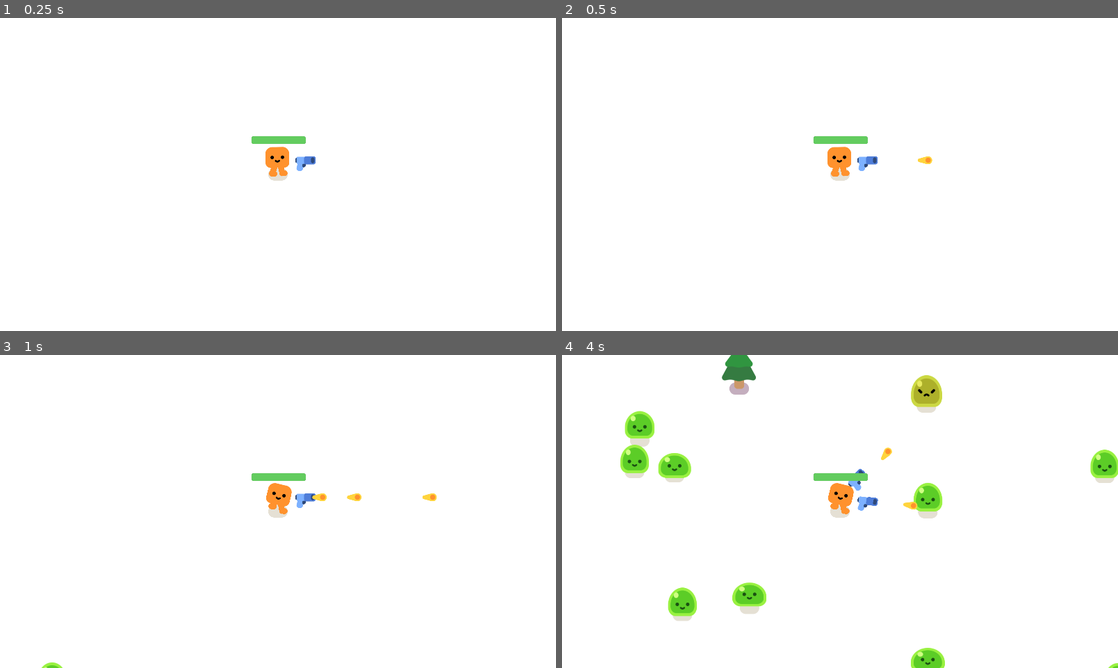
Above: before the commit, frames 1-4 (two rows, left to right).
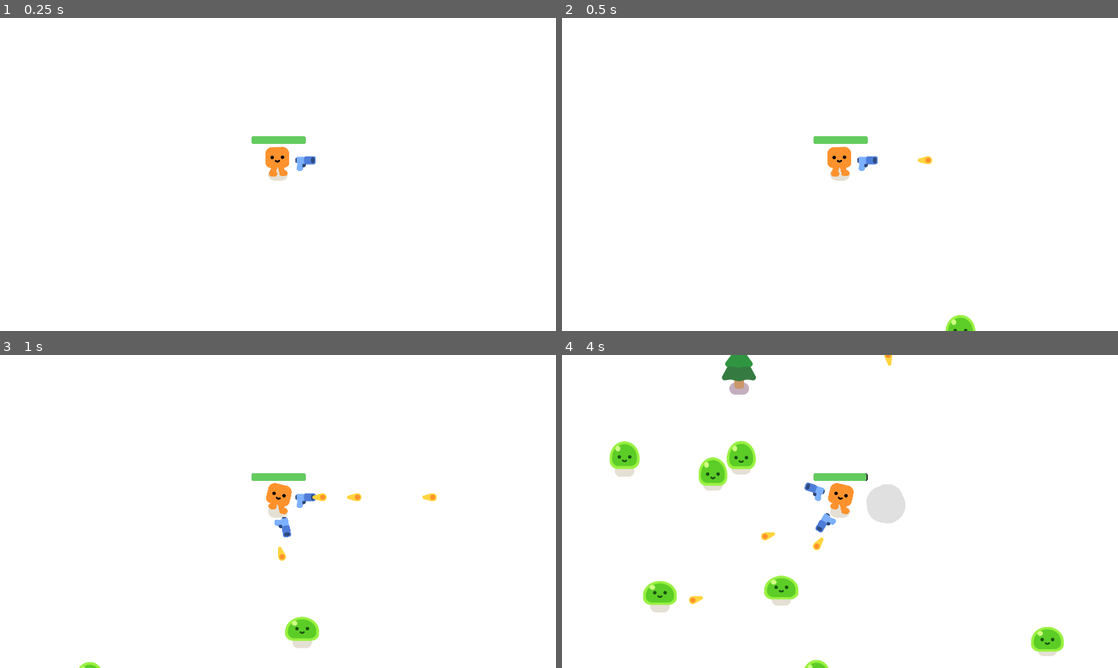
Above: after the commit, the same moments.

Repository: cottondell/shoot-em-up-game
Game: Godot game, scene res://game.tscn
The game is run twice, just before and just after one commit, with the same random seed, the same clock (stepped at 60 frames per second) and the same inputs.
Inputs:
- Up to frame 1 (0.25 s): no input
- Up to frame 2 (0.5 s): no input
- Up to frame 3 (1 s): hold D (move_right) from 0.53 s (still down)
- Up to frame 4 (4 s): release D (move_right) at 1.28 s; hold S (move_down) 1.28-2.03 s; hold D (move_right) 2.03-2.78 s; hold W (move_up) 2.78-3.53 s; hold A (move_left) from 3.53 s (still down)

Frame 1 is identical in both runs. In frame 2, 0.2% of the frame differs, in the area x 69-75%, y 94-100%; in frame 3, 0.8%; in frame 4, 7.8%, in the area x 8-100%, y 0-100%.

Commit message:
Moved mob spawning logic to mob_spawner.gd, added wave structure to game.gd, fixed bug where mobs could die twice in same frame

Diff:
--- a/bullet.gd
+++ b/bullet.gd
@@ -15,10 +15,10 @@
 	if distance_travelled > RANGE:
 		queue_free()
 
-
 func _on_body_entered(body: Node2D) -> void:
 	# Destroy bullet
 	queue_free()
 
+	# Damage body
 	if body.has_method("take_damage"):
 		body.take_damage()
--- a/game.gd
+++ b/game.gd
@@ -1,16 +1,31 @@
 extends Node2D
 
-func spawn_mob():
-	var new_mob = preload("res://mob.tscn").instantiate()
-	%MobSpawnFollow.progress_ratio = randf()
-	new_mob.global_position = %MobSpawnFollow.global_position
-	add_child(new_mob)
+var wave = 0
+var base_mob_count = 10
+var extra_mobs_per_wave = 5
+var mob_spawn_delay = 0.3
 
+func _ready() -> void:
+	next_wave()
 
-func _on_mob_spawn_timer_timeout() -> void:
-	spawn_mob()
+func next_wave():
+	wave += 1
+	var mob_count = base_mob_count + wave * extra_mobs_per_wave
+	%MobSpawner.start(mob_count, mob_spawn_delay)
+	print("Started wave ", wave, " (", mob_count, " mobs)")
 
+func wave_complete():
+	print("Wave complete")
+
+func end_game():
+	%GameOver.show()
+	get_tree().paused = true
 
 func _on_player_health_depleted() -> void:
-	%GameOver.show()
-	get_tree().paused = true
+	end_game()
+
+func _on_mob_spawner_mob_killed(progress: float) -> void:
+	# TODO: Update wave progress bar
+
+	if progress == 1:
+		wave_complete()
--- a/game.tscn
+++ b/game.tscn
@@ -3,6 +3,7 @@
 [ext_resource type="PackedScene" uid="uid://c1sx7bic4uhdj" path="res://player.tscn" id="1_e2o6t"]
 [ext_resource type="Script" uid="uid://dususlr2yr63q" path="res://game.gd" id="1_fc0e3"]
 [ext_resource type="PackedScene" uid="uid://cdk7gbdj7lubp" path="res://tree_spawner.tscn" id="4_7jktm"]
+[ext_resource type="PackedScene" uid="uid://f4dfudtp8gci" path="res://mob_spawner.tscn" id="4_fc0e3"]
 
 [sub_resource type="Curve2D" id="Curve2D_feb5d"]
 _data = {
@@ -19,10 +20,10 @@
 y_sort_enabled = true
 script = ExtResource("1_fc0e3")
 
-[node name="CanvasLayer" type="CanvasLayer" parent="." unique_id=199041173]
+[node name="Background" type="CanvasLayer" parent="." unique_id=199041173]
 layer = -30
 
-[node name="Background" type="ColorRect" parent="CanvasLayer" unique_id=617258135]
+[node name="ColorRect" type="ColorRect" parent="Background" unique_id=617258135]
 offset_right = 1920.0
 offset_bottom = 1080.0
 
@@ -38,14 +39,13 @@
 position = Vector2(2006.0565, -150)
 progress = 6930.0366
 
-[node name="MobSpawnTimer" type="Timer" parent="Player/MobSpawnPath" unique_id=1181806270]
-unique_name_in_owner = true
-wait_time = 0.3
-autostart = true
-
 [node name="TreeSpawner" parent="." unique_id=473368918 node_paths=PackedStringArray("player") instance=ExtResource("4_7jktm")]
 player = NodePath("../Player")
 noise_map = SubResource("FastNoiseLite_fc0e3")
+
+[node name="MobSpawner" parent="." unique_id=1746118868 node_paths=PackedStringArray("spawn_path_follow") instance=ExtResource("4_fc0e3")]
+unique_name_in_owner = true
+spawn_path_follow = NodePath("../Player/MobSpawnPath/MobSpawnFollow")
 
 [node name="GameOver" type="CanvasLayer" parent="." unique_id=675521235]
 unique_name_in_owner = true
@@ -72,4 +72,4 @@
 vertical_alignment = 1
 
 [connection signal="health_depleted" from="Player" to="." method="_on_player_health_depleted"]
-[connection signal="timeout" from="Player/MobSpawnPath/MobSpawnTimer" to="." method="_on_mob_spawn_timer_timeout"]
+[connection signal="mob_killed" from="MobSpawner" to="." method="_on_mob_spawner_mob_killed"]
--- a/mob.gd
+++ b/mob.gd
@@ -1,11 +1,14 @@
 class_name Mob
 extends CharacterBody2D
+
+signal health_depleted
 
 @export var speed: float = 300.0
 @onready var player = get_node("/root/Game/Player")
 
+var health_pickup_spawn_chance: float = 0.1
 var health: int = 3
-var health_pickup_spawn_chance: float = 0.1
+var dead: bool = false
 
 func _ready() -> void:
 	%Slime.play_walk()
@@ -23,6 +26,11 @@
 		kill()
 
 func kill():
+	# Ensure mob isn't killed twice before being deleted
+	if dead:
+		return
+	dead = true
+
 	# Delete self at end of frame
 	queue_free()
 
@@ -35,12 +43,16 @@
 		const HEALTH_PICKUP = preload("res://health_pickup.tscn")
 		spawn_on_self(HEALTH_PICKUP, Vector2(0, -32))
 
+	health_depleted.emit()
+
 func spawn_on_self(resource: Resource, offset: Vector2):
 	print("Spawning " + resource.resource_path)
 
 	var new: Node2D = resource.instantiate()
 	new.global_position = global_position + offset
 	call_deferred("add_to_parent", new)
+	# ^ https://forum.godotengine.org/t/what-does-the-cant-change-this-state-while-flushing-queries-error-mean/25559/2
+	# ^ "This error commonly occurs in the Godot Engine when you try to modify collision shapes or add/remove nodes directly while the physics engine is resolving collisions" - Google AI
 
 func add_to_parent(node: Node2D):
 	get_parent().add_child(node)
--- /dev/null
+++ b/mob_spawner.gd
@@ -0,0 +1,80 @@
+class_name MobSpawner
+extends Node2D
+
+signal mob_spawned(progress: float)
+signal mob_killed(progress: float)
+
+const _MOB_SCENE = preload("res://mob.tscn")
+const MODE_DISABLED = 0
+const MODE_ENABLED = 1
+
+@export var spawn_path_follow: PathFollow2D
+
+var _mode := MODE_DISABLED
+var _target_count := 0
+var _spawned_count := 0
+var _died_count := 0
+
+func start(count: int, delay: float) -> bool:
+	if _mode != MODE_DISABLED:
+		printerr("Mob spawner is already started - use stop() before starting again")
+		return false
+
+	if delay <= 0:
+		printerr("Delay must be > 0")
+		return false
+
+	_target_count = count
+	_spawned_count = 0
+	_died_count = 0
+	_mode = MODE_ENABLED
+	%Timer.start(delay)
+
+	return true
+
+func stop():
+	_mode = MODE_DISABLED
+	%Timer.stop()
+
+func is_started() -> bool:
+	return _mode != MODE_DISABLED
+
+func spawn_mob() -> Mob:
+	if !spawn_path_follow:
+		printerr("No spawn path is set - stopping timer")
+		stop()
+		return
+
+	var new_mob: Mob = _MOB_SCENE.instantiate()
+	new_mob.global_position = rand_position()
+	new_mob.health_depleted.connect(_on_mob_killed)
+	add_child(new_mob)
+
+	return new_mob
+
+func rand_position() -> Vector2:
+	if !spawn_path_follow:
+		return Vector2.ZERO
+
+	spawn_path_follow.progress_ratio = randf()
+	return spawn_path_follow.global_position
+
+func _on_timer_timeout() -> void:
+	if _mode == MODE_DISABLED:
+		return
+	elif _mode == MODE_ENABLED:
+		spawn_mob()
+
+		_spawned_count += 1
+		if _spawned_count == _target_count:
+			stop()
+
+		var progress = clamp(_spawned_count / _target_count, 0.0, 1.0)
+		mob_spawned.emit(progress)
+
+func _on_mob_killed() -> void:
+	_died_count += 1
+	print("Mob died (", _died_count, ")")
+
+	var progress = clamp(_died_count / _target_count, 0.0, 1.0)
+	mob_killed.emit(progress)
--- /dev/null
+++ b/mob_spawner.tscn
@@ -0,0 +1,14 @@
+[gd_scene format=3 uid="uid://f4dfudtp8gci"]
+
+[ext_resource type="Script" uid="uid://wbytw0htiwl0" path="res://mob_spawner.gd" id="1_fir6i"]
+
+[node name="MobSpawner" type="Node2D" unique_id=241811711]
+y_sort_enabled = true
+script = ExtResource("1_fir6i")
+
+[node name="Timer" type="Timer" parent="." unique_id=45903603]
+unique_name_in_owner = true
+wait_time = 0.3
+autostart = true
+
+[connection signal="timeout" from="Timer" to="." method="_on_timer_timeout"]
--- a/tree_spawner.tscn
+++ b/tree_spawner.tscn
@@ -2,7 +2,7 @@
 
 [ext_resource type="Script" uid="uid://cljy85d2ojng5" path="res://tree_spawner.gd" id="1_dkscf"]
 
-[node name="TreeSpawner" type="Node2D" unique_id=473368918]
+[node name="TreeSpawner" type="Node2D" unique_id=1382704146]
 y_sort_enabled = true
 script = ExtResource("1_dkscf")
 
Not shown, added: mob_spawner.gd.uid
Not shown, changed: README.md
